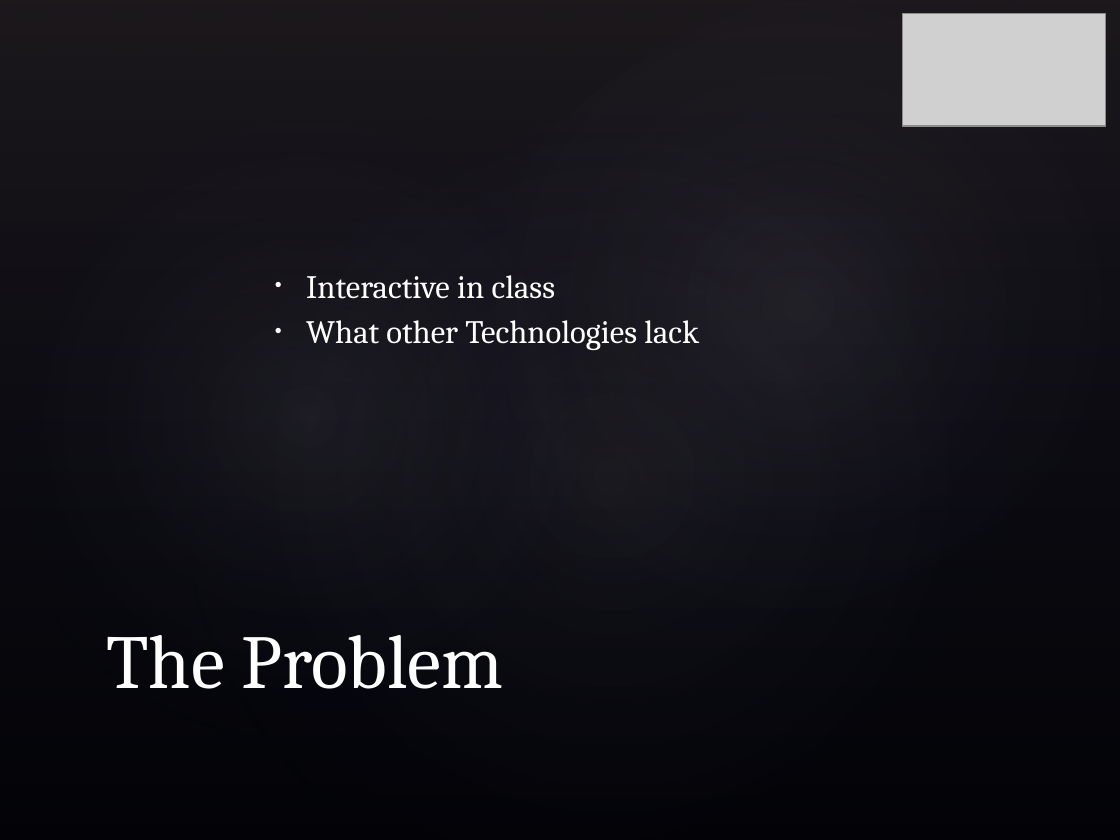
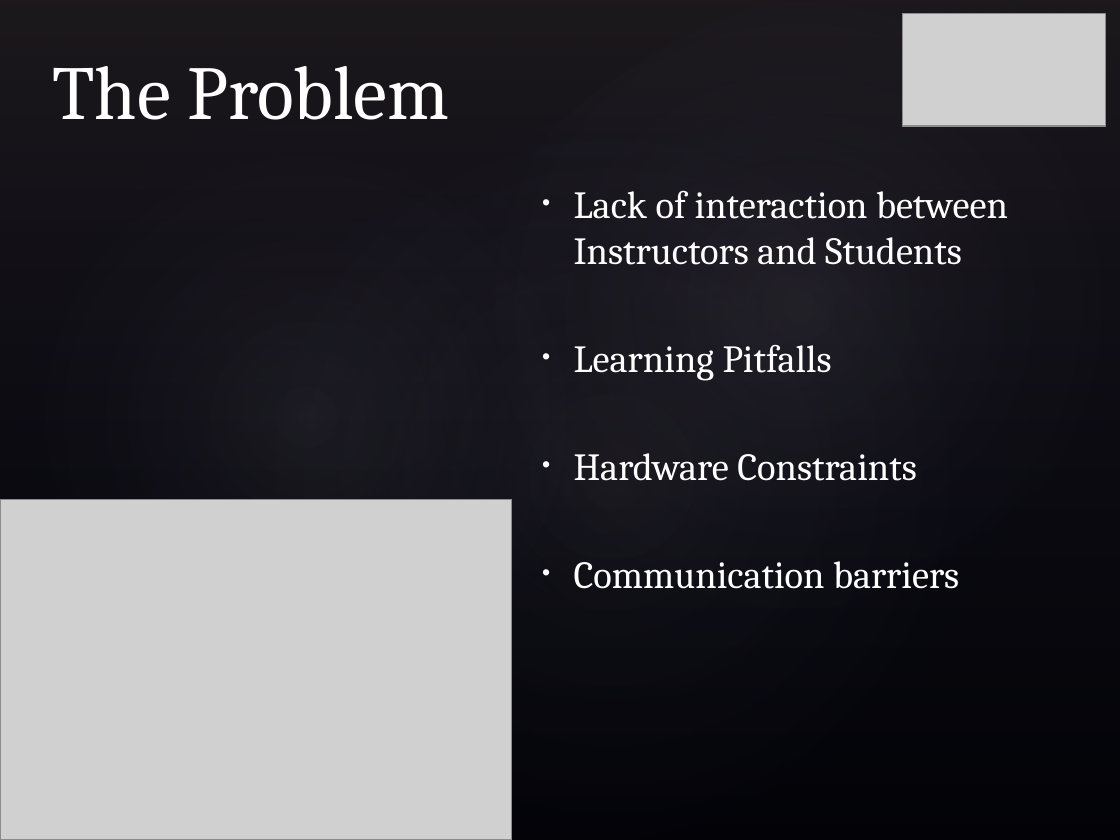
Before and after one commit to hadimuhammad/InPress, a slide deck: slide 2 of Documentation/Presentation.pptx. Drawn at 1120x840 pixels with LibreOffice and Linux fonts; fonts in the diff are those of the drawing; grey boxes stand for pictures; background and template pictures are left out. Boxes give left, top, right and bottom in pixels: in the first picture for what was removed or moved away, otherwise in the second. Text is boxed around its words. In the diff, an @@ line names an element or a change of style, - is before the commit and + after.

```diff
--- a/Documentation/Presentation.pptx
+++ b/Documentation/Presentation.pptx
@@ title "The Problem": place and size @@
-title "The Problem" at [106,635,503,689]
+title "The Problem" at [52,66,449,120]
@@ text at [574,190,1008,589]: text changed; size 21 to 24.8 pt @@
-• Interactive in class
-• What other Technologies lack
+• Lack of interaction between Instructors and Students
+• Learning Pitfalls
+• Hardware Constraints
+• Communication barriers
@@ picture added at [0,500,512,840] @@
```
Also in this commit, not shown: 1 other slide changed, 1 slide added, 1 slide removed.
